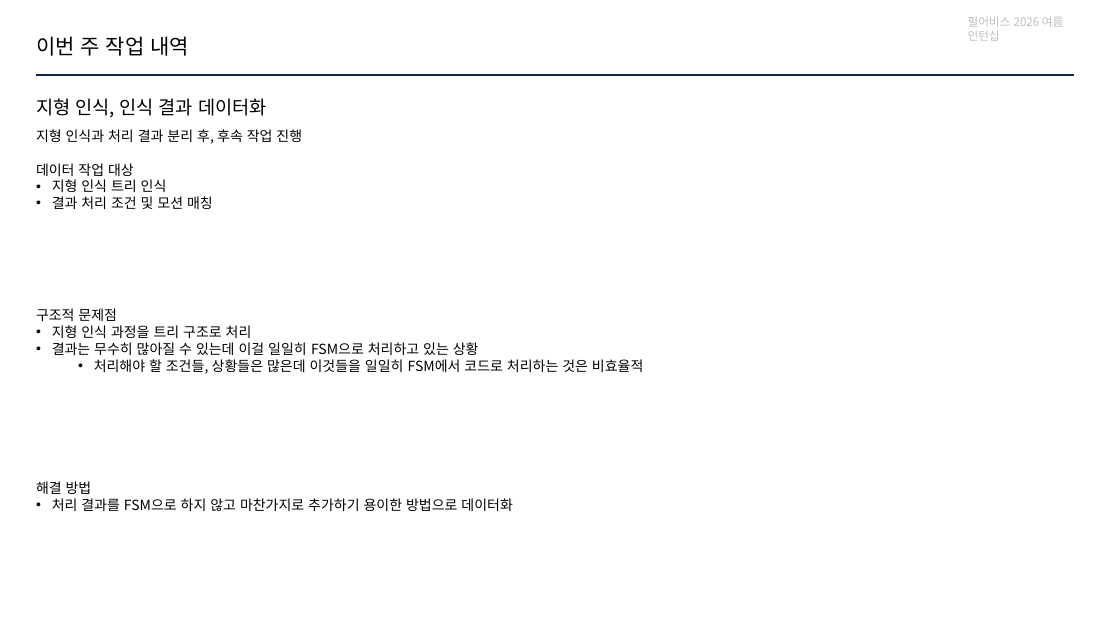
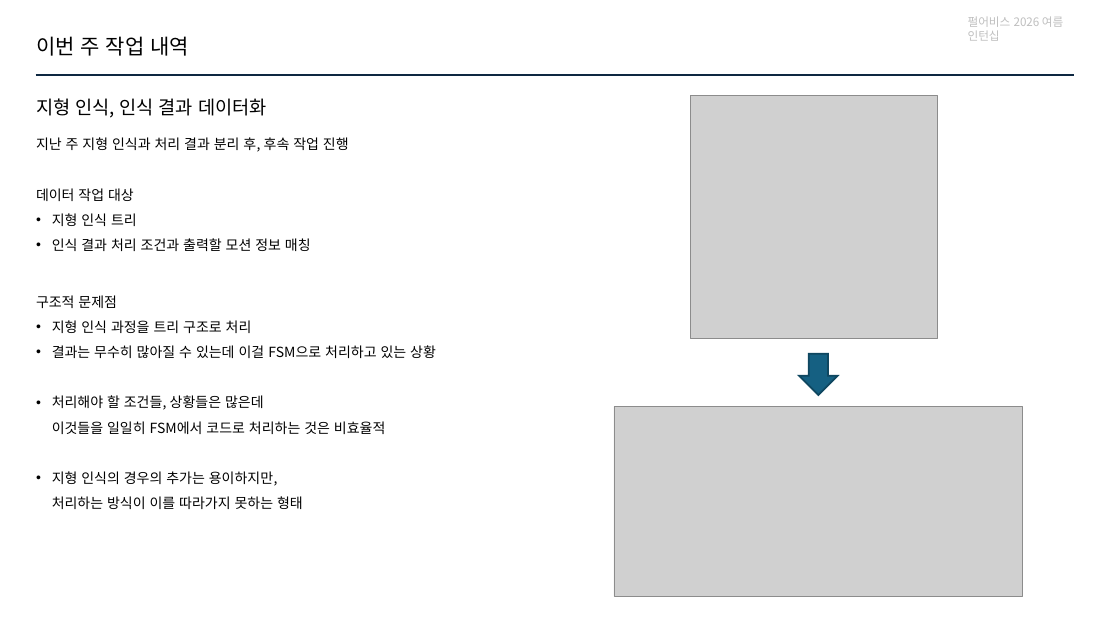
Before and after one commit to jhk0701/PA26-Character-Animation-Parkour, a slide deck: slide 3 of PPT/week6.pptx. Drawn at 1120x630 pixels with LibreOffice and Linux fonts; fonts in the diff are those of the drawing; grey boxes stand for pictures. Boxes give left, top, right and bottom in pixels: in the first picture for what was removed or moved away, otherwise in the second. Text is boxed around its words. In the diff, an @@ line names an element or a change of style, - is before the commit and + after.

Commit message:
Docs: ppt 업데이트

```diff
--- a/PPT/week6.pptx
+++ b/PPT/week6.pptx
@@ picture added at bbox=[691, 96, 939, 339] @@
@@ text at bbox=[36, 137, 349, 152]: text changed @@
-지형 인식과 처리 결과 분리 후, 후속 작업 진행
+지난 주 지형 인식과 처리 결과 분리 후, 후속 작업 진행
@@ text at bbox=[36, 188, 134, 201]: line spacing 1 to 1.5 @@
@@ text at bbox=[52, 213, 311, 251]: text changed @@
-• 지형 인식 트리 인식
-• 결과 처리 조건 및 모션 매칭
+• 지형 인식 트리
+• 인식 결과 처리 조건과 출력할 모션 정보 매칭
@@ text "구조적 문제점": place and size @@
-text "구조적 문제점" at bbox=[36, 308, 643, 374]
+text "구조적 문제점" at bbox=[36, 295, 436, 509]
@@ text at bbox=[36, 295, 385, 434]: line spacing 1 to 1.5; list level 2 to 1 in "처리해야 할 조건들, 상황들은 많은데 ..." @@
@@ text at bbox=[52, 345, 436, 358]: text changed @@
-• 결과는 무수히 많아질 수 있는데 이걸 일일히 FSM으로 처리하고 있는 상황
+• 결과는 무수히 많아질 수 있는데 이걸 FSM으로 처리하고 있는 상황
@@ down arrow added at bbox=[799, 354, 838, 395], fill #156082, outline #104760 1.5 pt @@
@@ picture added at bbox=[614, 407, 1023, 597] @@
@@ text at bbox=[52, 471, 303, 509]: paragraph added @@
+• 지형 인식의 경우의 추가는 용이하지만,
+  처리하는 방식이 이를 따라가지 못하는 형태
@@ text removed at bbox=[36, 481, 512, 511] @@
-해결 방법
-• 처리 결과를 FSM으로 하지 않고 마찬가지로 추가하기 용이한 방법으로 데이터화
```
Also in this commit, not shown: 5 other slides changed, 2 other files.
